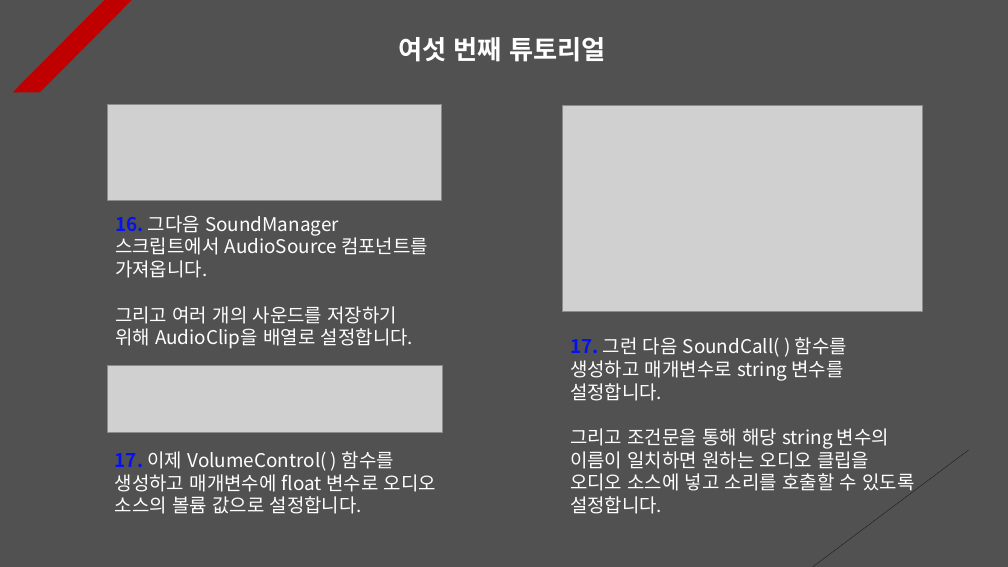
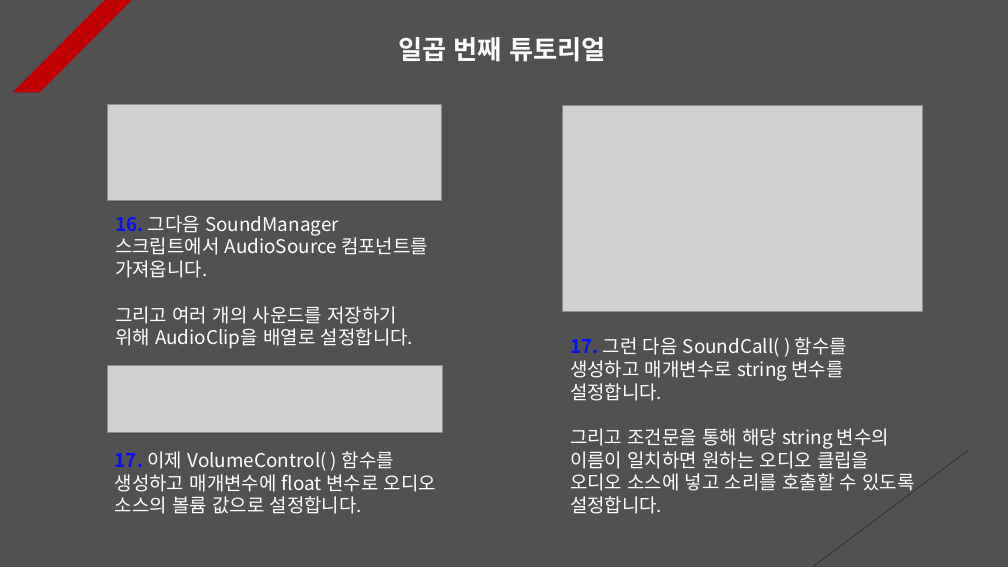
Before and after one commit to Unity2033/3D-UnityEngine, a slide deck: slide 8 of Assets/Class/Sound/PPT Data/Sound Example.pptx (slide 7 before the commit). Drawn at 1008x567 pixels with LibreOffice and Linux fonts; fonts in the diff are those of the drawing; grey boxes stand for pictures. Boxes give left, top, right and bottom in pixels: in the first picture for what was removed or moved away, otherwise in the second. Text is boxed around its words. In the diff, an @@ line names an element or a change of style, - is before the commit and + after.

```diff
--- a/Assets/Class/Sound/PPT Data/Sound Example.pptx
+++ b/Assets/Class/Sound/PPT Data/Sound Example.pptx
@@ text at (398,37,605,62): text changed @@
-여섯 번째 튜토리얼
+일곱 번째 튜토리얼
```
Also in this commit, not shown: 9 other slides changed, 1 slide added, 13 other files.
